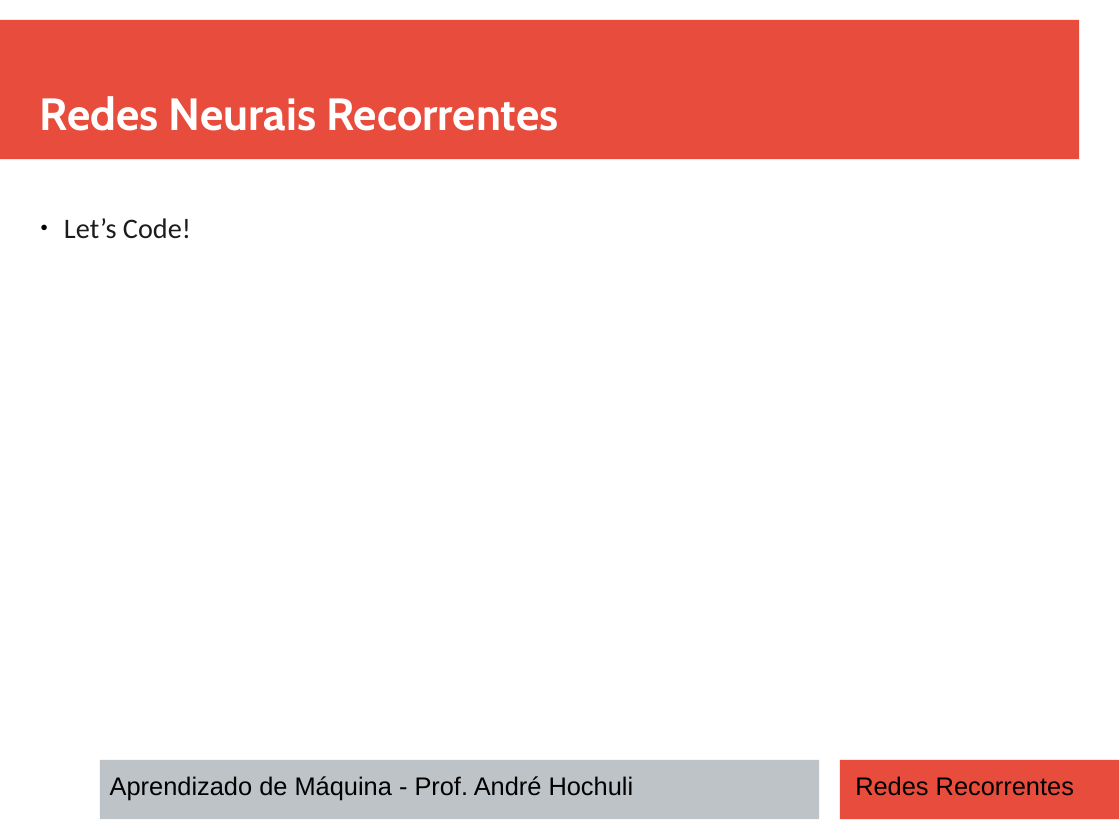
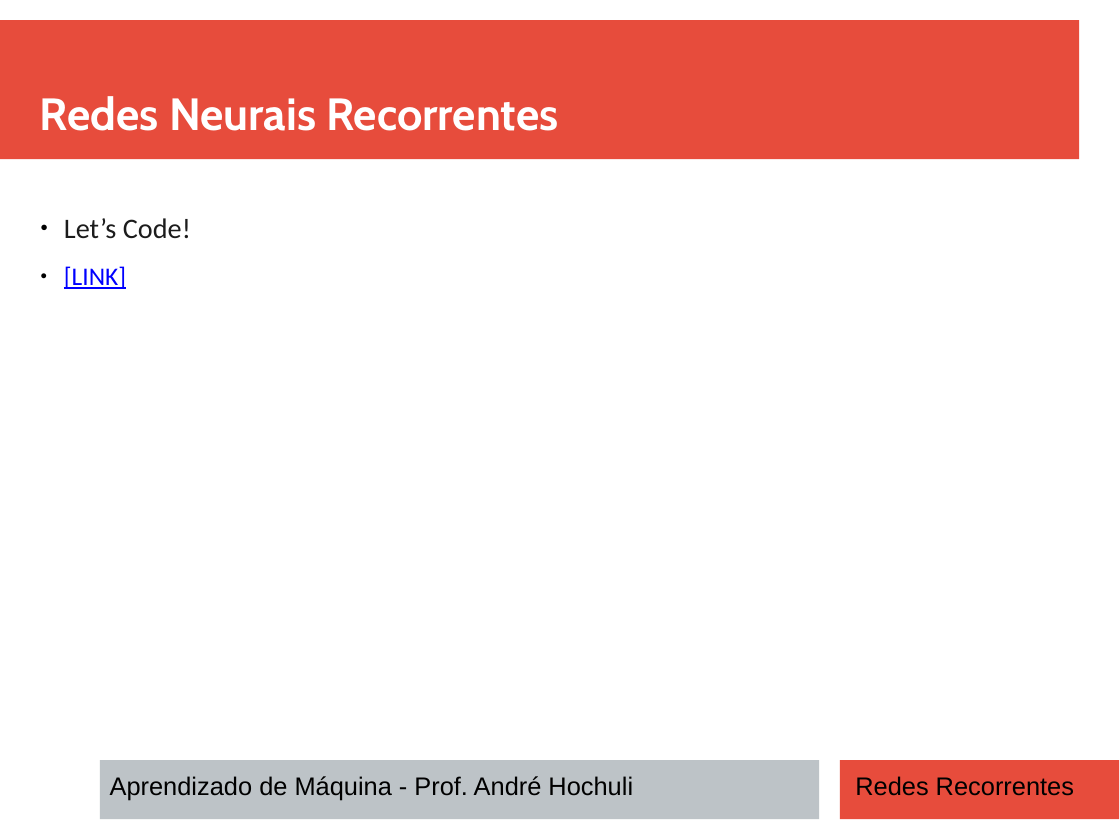
Before and after one commit to andrehochuli/teaching, a slide deck: slide 17 of AprendizadoMaquina/Tópico 04 - Deep Learning/Tópico 04 - Deep Learning - Redes Recorrentes.pptx. Drawn at 1120x840 pixels with LibreOffice and Linux fonts; fonts in the diff are those of the drawing. Boxes give left, top, right and bottom in pixels: in the first picture for what was removed or moved away, otherwise in the second. Text is boxed around its words. In the diff, an @@ line names an element or a change of style, - is before the commit and + after.

```diff
--- a/AprendizadoMaquina/Tópico 04 - Deep Learning/Tópico 04 - Deep Learning - Redes Recorrentes.pptx
+++ b/AprendizadoMaquina/Tópico 04 - Deep Learning/Tópico 04 - Deep Learning - Redes Recorrentes.pptx
@@ text at (x1=64, y1=266, x2=126, y2=289): paragraph added @@
+● [LINK]
```
Also in this commit, not shown: 1 other file.
